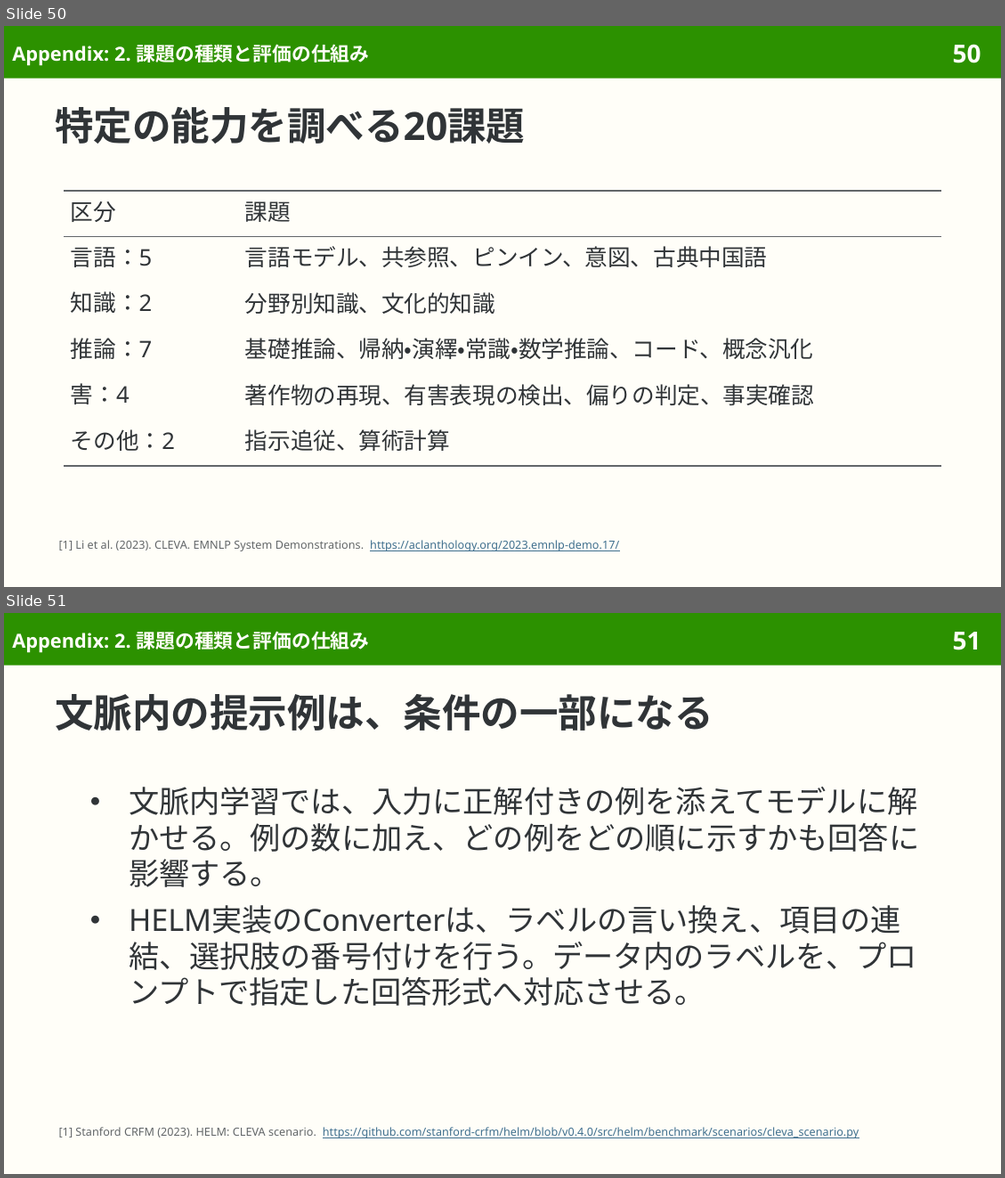
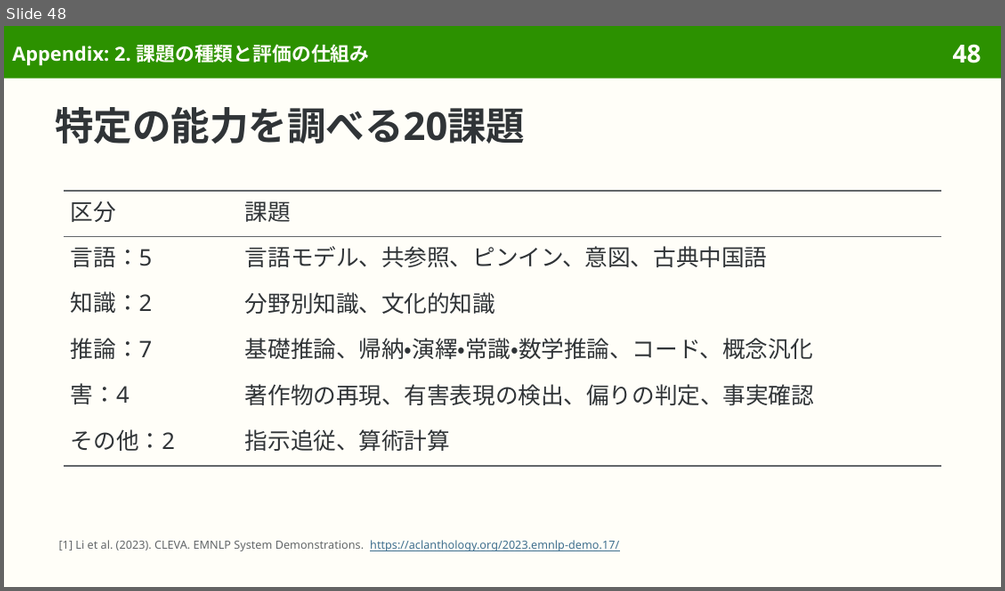
Before and after one commit to sasakiy84/datasets-in-10-minutes, a slide deck: slides/datasets-in-10-minutes-cleva.pptx. Shown one above the other, each under a label of ours: slides 50 and 51 before the commit, slide 48 after it. The pictures are 1005x1178 and 1005x591 pixels, drawn with LibreOffice and Linux fonts; fonts in the diff are those of the drawing. Boxes give left, top, right and bottom in pixels: in the first picture for what was removed or moved away, otherwise in the second. Text is boxed around its words. In the diff, an @@ line names an element or a change of style, - is before the commit and + after.

Commit message:
Center CLEVA on its own evaluation platform and remove HELM-specific walkthroughs

```diff
--- a/slides/datasets-in-10-minutes-cleva.pptx
+++ b/slides/datasets-in-10-minutes-cleva.pptx
@@ slide 51 removed at (4,613,1001,1174), background #FFFEF8; not listed: 2 template elements that a slide beside it also shows @@
@@ title removed at (12,631,370,653) @@
-Appendix: 2. 課題の種類と評価の仕組み
@@ title removed at (55,694,712,730) @@
-文脈内の提示例は、条件の一部になる
@@ text removed at (129,787,919,1005) @@
-● 文脈内学習では、入力に正解付きの例を添えてモデルに解かせる。例の数に加え、どの例をどの順に示すかも回答に影響する。
-● HELM実装のConverterは、ラベルの言い換え、項目の連結、選択肢の番号付けを行う。データ内のラベルを、プロンプトで指定した回答形式へ対応させる。
@@ text removed at (59,1127,858,1138) @@
-[1] Stanford CRFM (2023). HELM: CLEVA scenario. https://github.com/stanford-crfm/helm/blob/v0.4.0/src/helm/benchmark/scenarios/cleva_scenario.py
@@ what was slide 50 is now slide 48 @@
@@ page number at (953,44,981,63): text changed @@
-50
+48
```
Also in this commit, not shown: 7 slides changed, 3 other slides removed, 58 other files.
